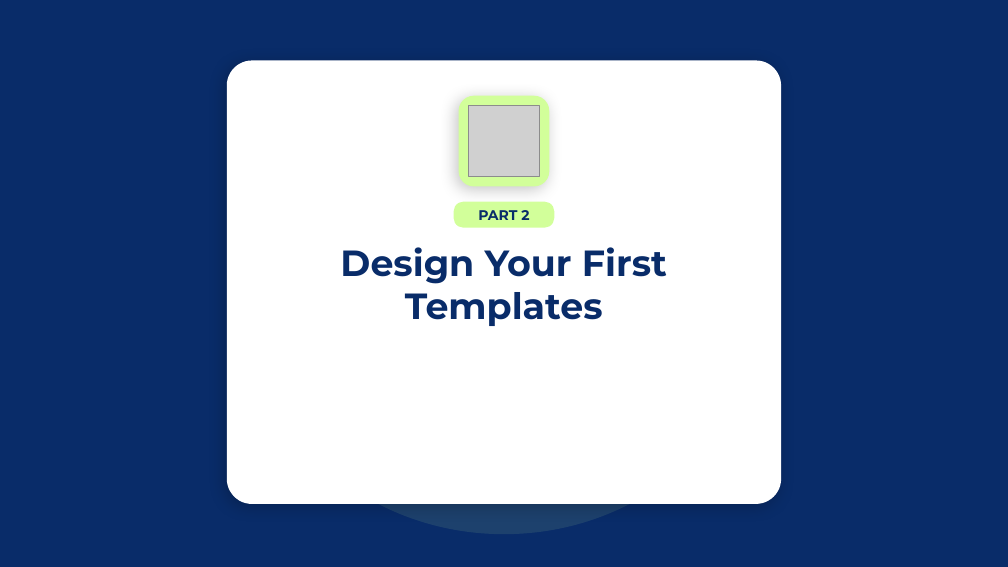
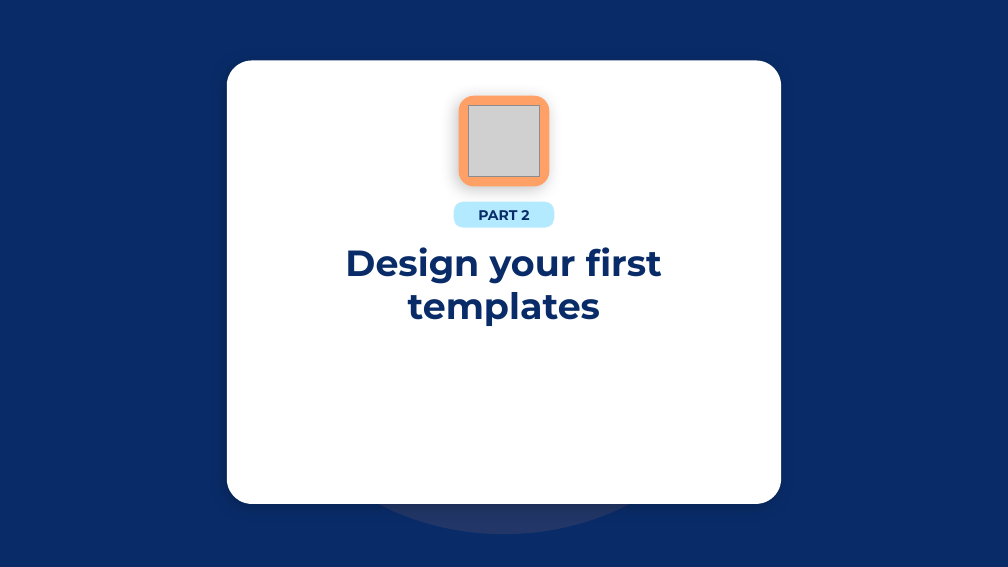
Before and after one commit to SamyGenAI/Smart-creator-design-system, a slide deck: slide 4 of design/pptx-slides/output/YtAiDesignSystemSlides.pptx. Drawn at 1008x567 pixels with LibreOffice and Linux fonts; fonts in the diff are those of the drawing; grey boxes stand for pictures. Boxes give left, top, right and bottom in pixels: in the first picture for what was removed or moved away, otherwise in the second. Text is boxed around its words. In the diff, an @@ line names an element or a change of style, - is before the commit and + after.

```diff
--- a/design/pptx-slides/output/YtAiDesignSystemSlides.pptx
+++ b/design/pptx-slides/output/YtAiDesignSystemSlides.pptx
@@ ellipse at bbox=[252, 81, 756, 534]: fill #D2FF9A at 10% opacity to #FFA066 at 10% opacity @@
@@ rounded rectangle at bbox=[459, 96, 549, 186]: fill #D2FF9A to #FFA066 @@
@@ rounded rectangle at bbox=[454, 202, 554, 228]: fill #D2FF9A to #B4EAFF @@
@@ text at bbox=[345, 247, 662, 326]: text changed @@
-Design Your First Templates
+Design your first templates
```
Also in this commit, not shown: 3 other slides changed, 1 slide added, 1 slide removed, 39 other files.
